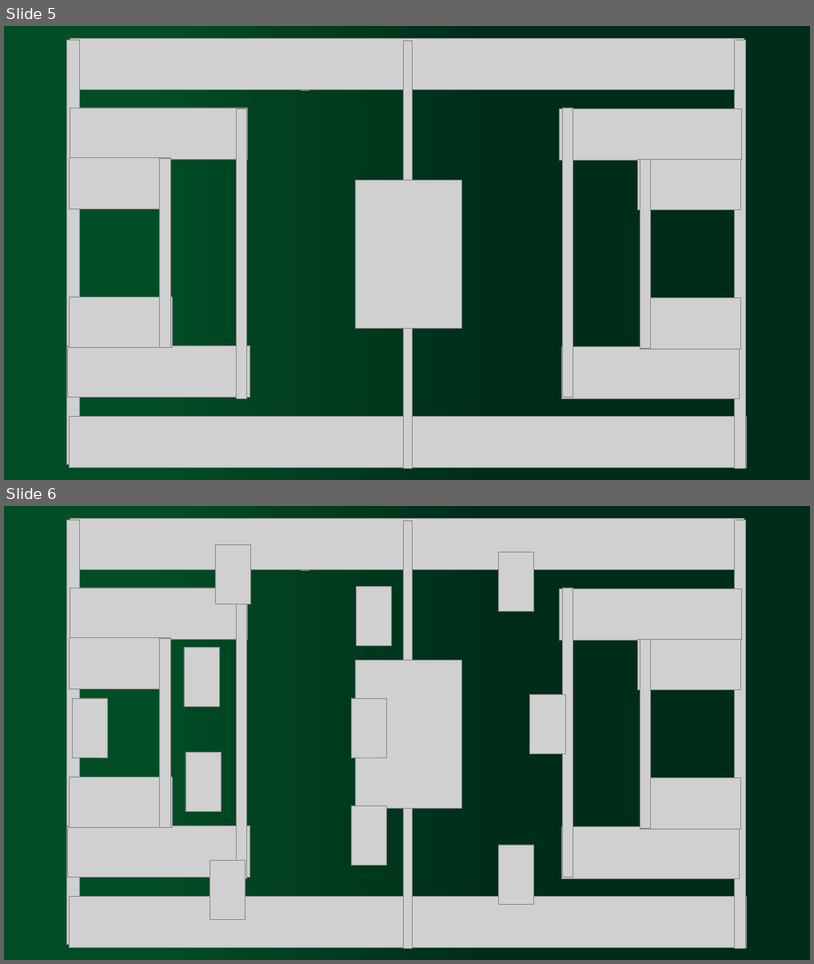
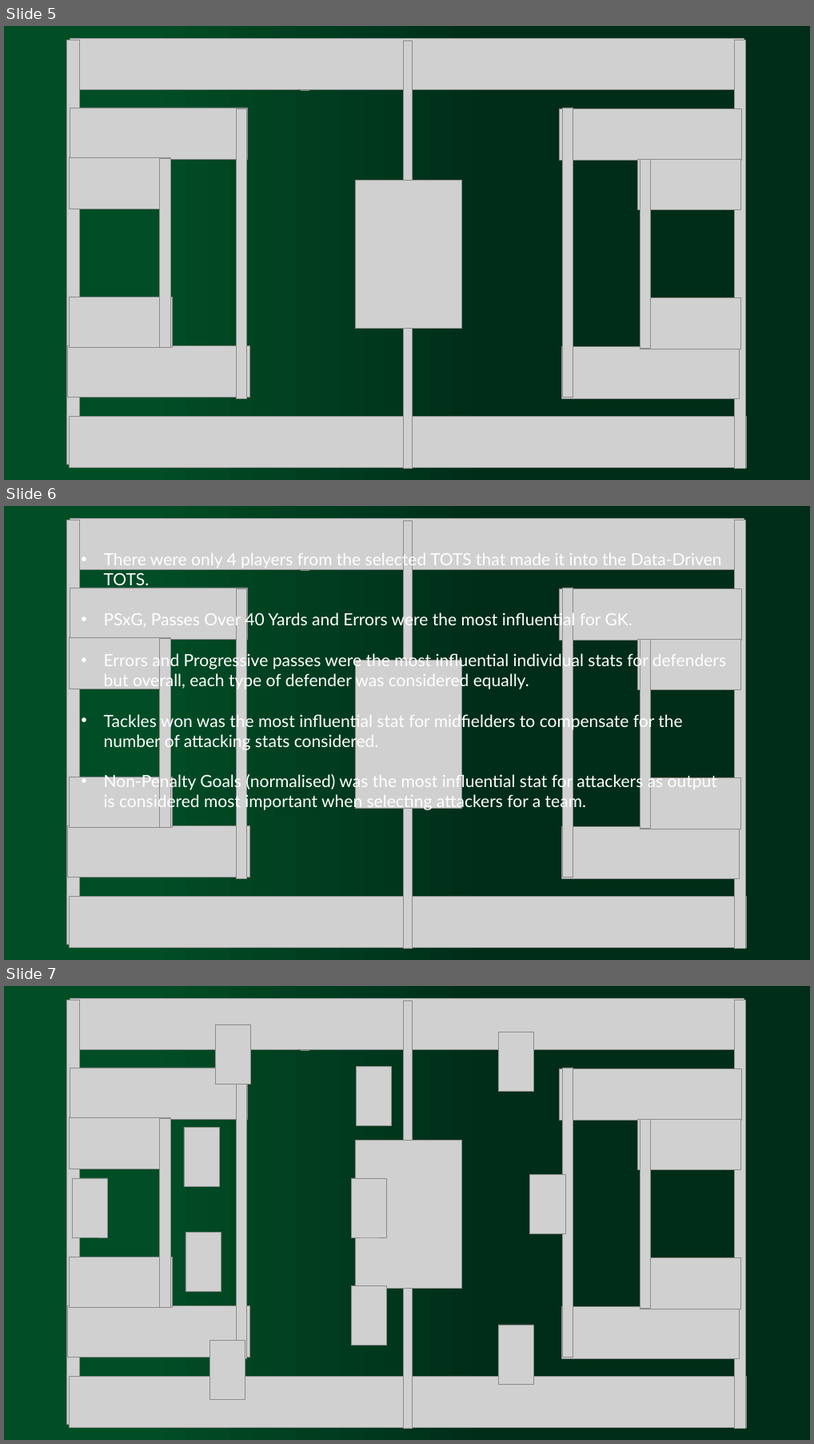
Before and after one commit to Brendo101/premier-league-tots, a slide deck: Outputs/Backgrounds.pptx. Shown one above the other, each under a label of ours: slides 5 and 6 before the commit, slides 5, 6 and 7 after it. The pictures are 814x964 and 814x1444 pixels, drawn with LibreOffice and Linux fonts; fonts in the diff are those of the drawing; grey boxes stand for pictures. Boxes give left, top, right and bottom in pixels: in the first picture for what was removed or moved away, otherwise in the second. Text is boxed around its words. In the diff, an @@ line names an element or a change of style, - is before the commit and + after.

```diff
--- a/Outputs/Backgrounds.pptx
+++ b/Outputs/Backgrounds.pptx
@@ slide 6 added at (4,506,810,960), background gradient #002D18 to #014D26 @@
@@ picture added at (66,520,79,944) @@
@@ picture added at (70,518,745,569) @@
@@ picture added at (301,520,310,571) @@
@@ picture added at (404,520,413,948) @@
@@ picture added at (735,520,746,948) @@
@@ text added at (104,551,726,811), 20 pt, text #FFFFFF @@
+• There were only 4 players from the selected TOTS that made it into the Data-Driven TOTS.
+• PSxG, Passes Over 40 Yards and Errors were the most influential for GK.
+• Errors and Progressive passes were the most influential individual stats for defenders but overall, each type of defender was considered equally.
+• Tackles won was the most influential stat for midfielders to compensate for the number of attacking stats considered.
+• Non-Penalty Goals (normalised) was the most influential stat for attackers as output is considered most important when selecting attackers for a team.
@@ picture added at (70,588,248,640) @@
@@ picture added at (236,589,247,878) @@
@@ picture added at (559,589,742,640) @@
@@ picture added at (563,588,574,877) @@
@@ picture added at (70,638,170,688) @@
@@ picture added at (159,639,170,828) @@
@@ picture added at (638,639,742,689) @@
@@ picture added at (641,639,651,828) @@
@@ picture added at (355,660,462,808) @@
@@ picture added at (70,777,173,828) @@
@@ picture added at (641,778,742,828) @@
@@ picture added at (67,826,250,877) @@
@@ picture added at (562,827,740,879) @@
@@ picture added at (70,896,747,948) @@
@@ what was slide 6 is now slide 7 @@
```
Also in this commit, not shown: 5 other files.
